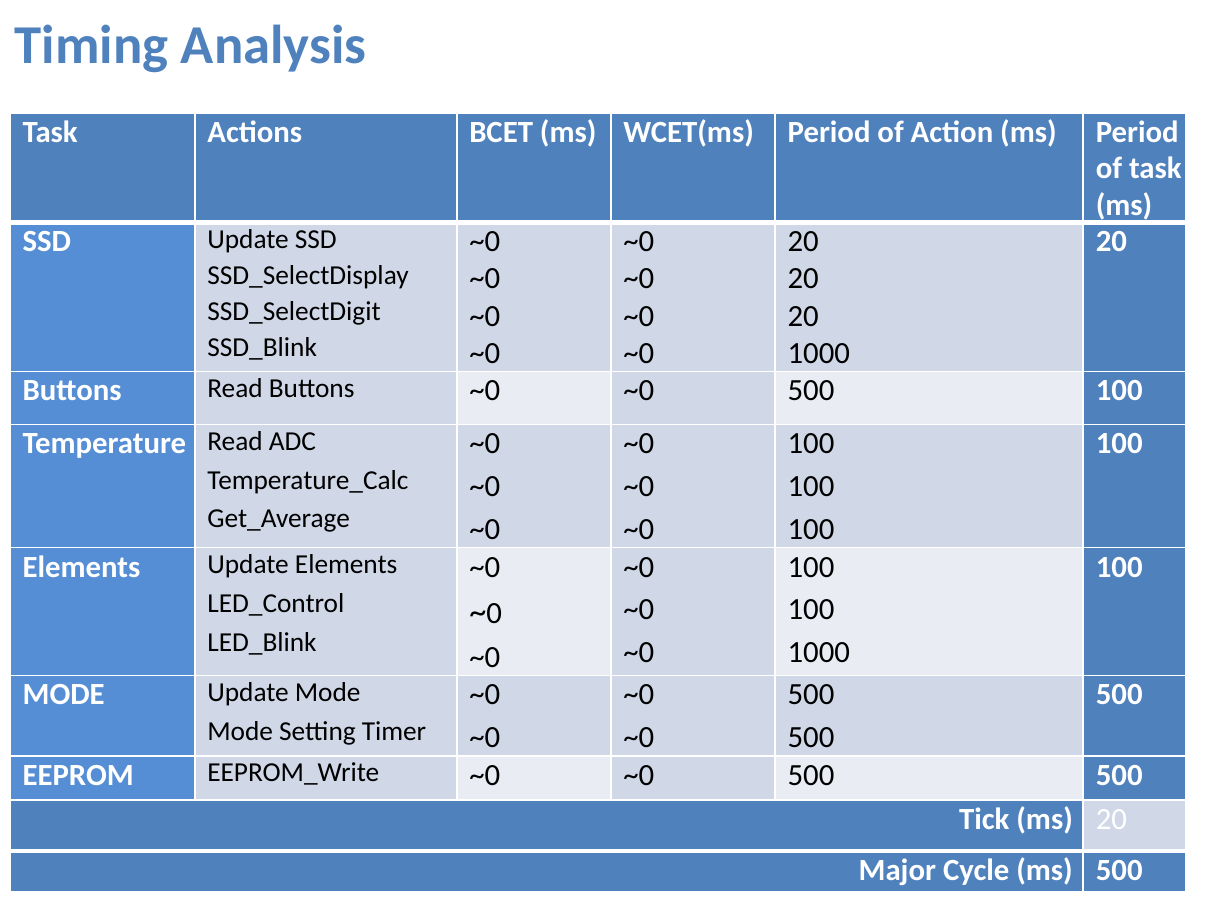
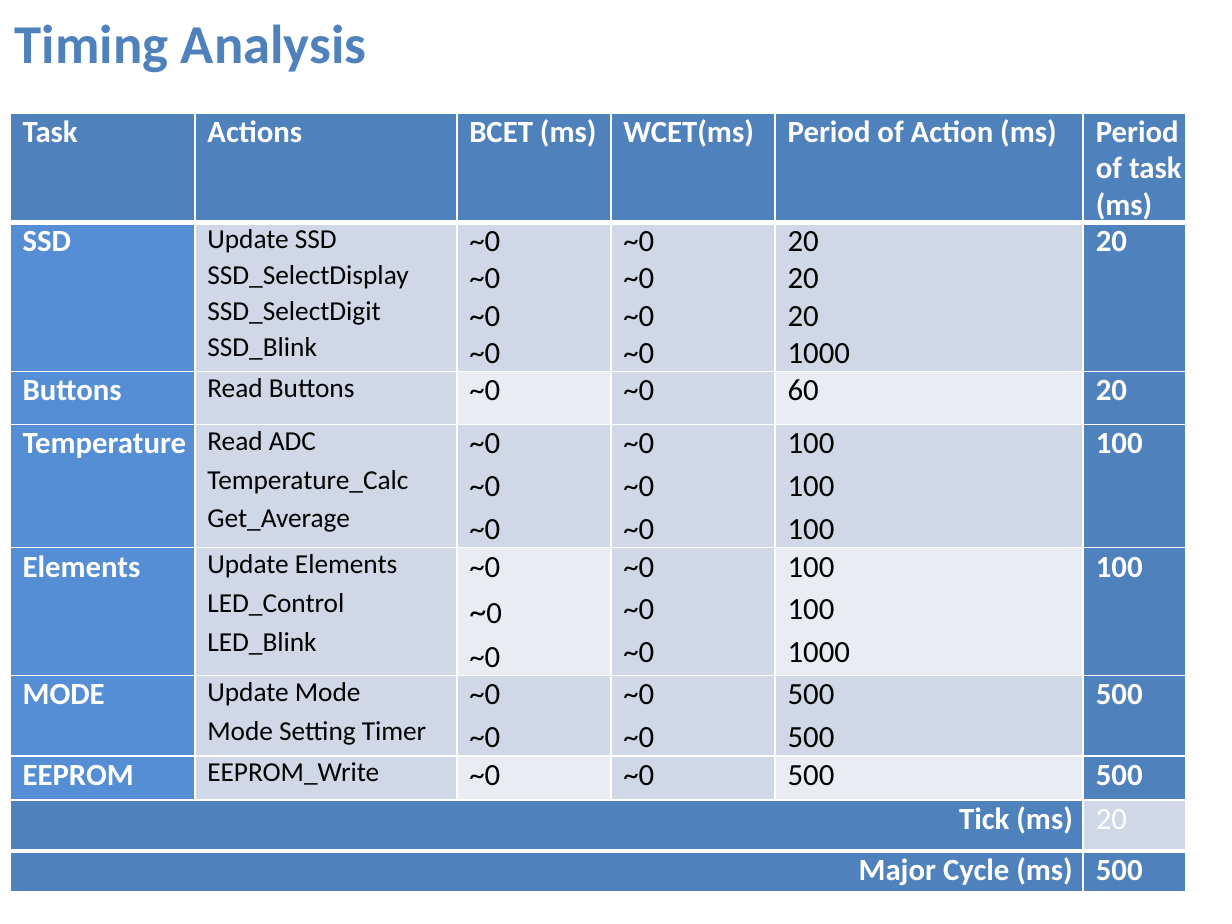
Before and after one commit to Abdelaziz-Sayed-Mohamed/water_heater, a slide deck: slide 4 of WaterHeater.pptx (slide 3 before the commit). Drawn at 1232x924 pixels with LibreOffice and Linux fonts; fonts in the diff are those of the drawing. Boxes give left, top, right and bottom in pixels: in the first picture for what was removed or moved away, otherwise in the second. Text is boxed around its words. In the diff, an @@ line names an element or a change of style, - is before the commit and + after.

```diff
--- a/WaterHeater.pptx
+++ b/WaterHeater.pptx
@@ table at (10,113,1184,889) @@
-row 3, column 5: 500
+row 3, column 5: 60
-row 3, column 6: 100
+row 3, column 6: 20
```
Also in this commit, not shown: 4 other slides changed, 1 slide added, 32 other files.
